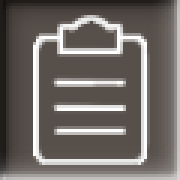
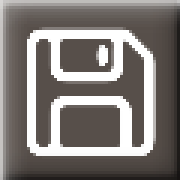
Layered file, before and after one edit (w=180, h=180). Changes by layer:
hid group "Button_On Shading" (2 layers) over (0, 0, 180, 180)
showed group "Button_Ready Shading" (2 layers) over (0, 0, 180, 180)
added layer "Layer 32" in group "Rasterized" over (0, 0, 180, 180)
hid "Layer 30" over (0, 0, 180, 180)
